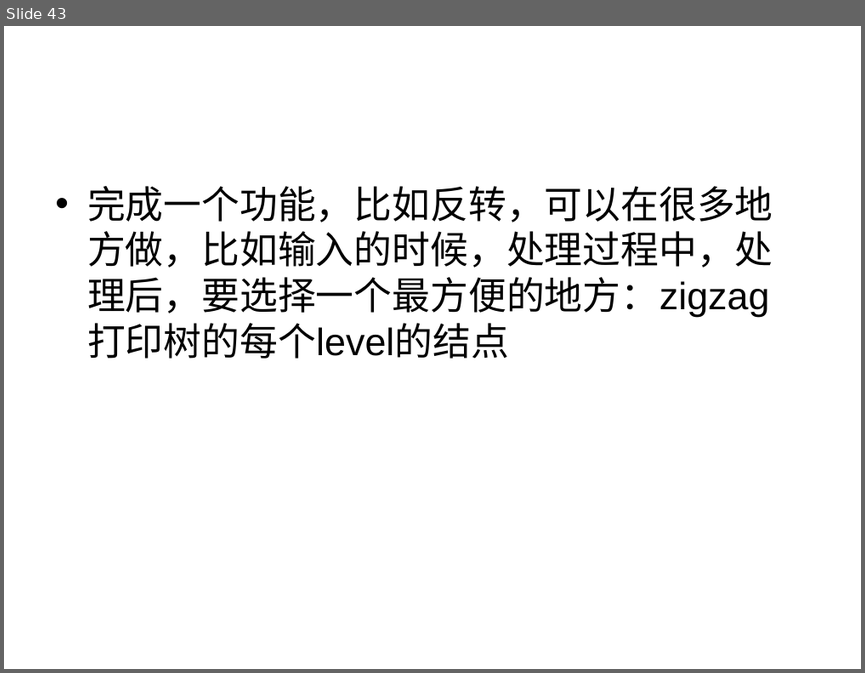
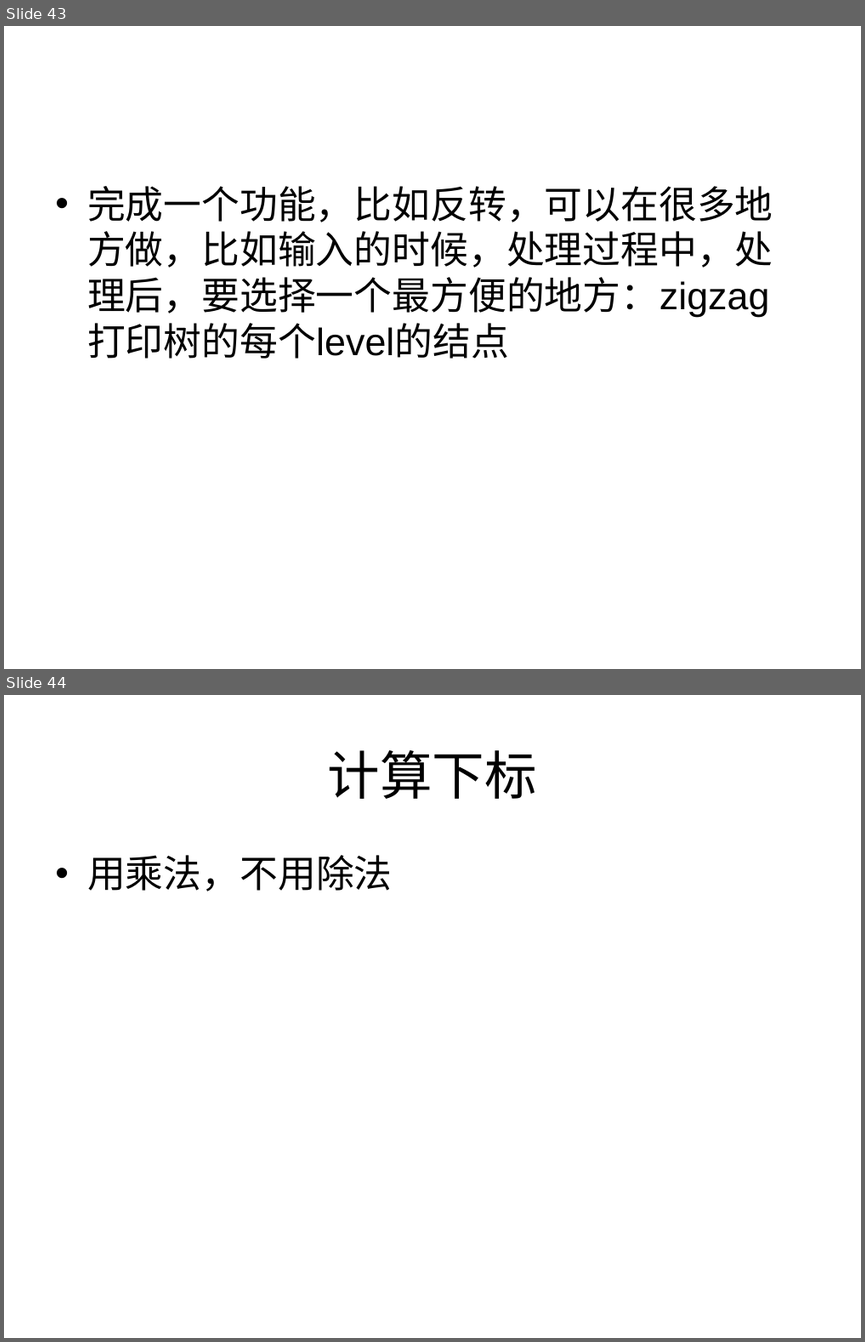
Before and after one commit to houjingbiao/leetcode, a slide deck: solutions/00conclusion.ppt. Shown one above the other, each under a label of ours: slide 43 before the commit, slides 43 and 44 after it. The pictures are 865x673 and 865x1342 pixels, drawn with LibreOffice and Linux fonts; fonts in the diff are those of the drawing. Boxes give left, top, right and bottom in pixels: in the first picture for what was removed or moved away, otherwise in the second. Text is boxed around its words. In the diff, an @@ line names an element or a change of style, - is before the commit and + after.

```diff
--- a/solutions/00conclusion.ppt
+++ b/solutions/00conclusion.ppt
@@ slide 44 added at bbox=[4, 695, 861, 1338], background #FFFFFF @@
@@ title added at bbox=[328, 750, 537, 799], 44 pt, text #000000 @@
+计算下标
@@ text added at bbox=[87, 855, 392, 891], 32 pt, text #000000 @@
+• 用乘法，不用除法
```
Also in this commit, not shown: 1 other slide added, 1 other file.
